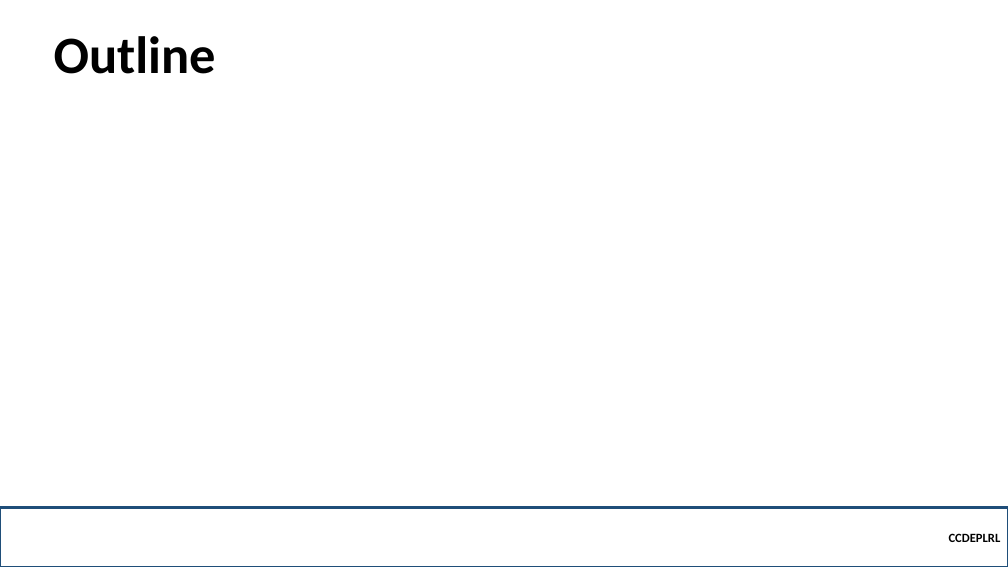
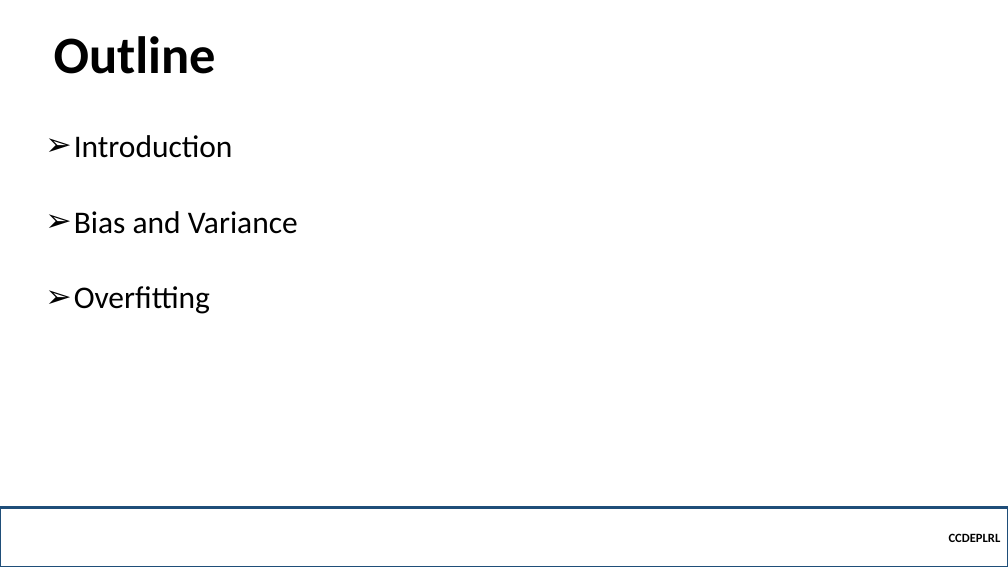
Before and after one commit to robitussin/CCDEPLRL, a slide deck: slide 2 of Week 3 - Neural Networks in Practice/Overfitting.pptx. Drawn at 1008x567 pixels with LibreOffice and Linux fonts; fonts in the diff are those of the drawing; background and template pictures are left out. Boxes give left, top, right and bottom in pixels: in the first picture for what was removed or moved away, otherwise in the second. Text is boxed around its words. In the diff, an @@ line names an element or a change of style, - is before the commit and + after.

Commit message:
added mini batch and overfitting

```diff
--- a/Week 3 - Neural Networks in Practice/Overfitting.pptx
+++ b/Week 3 - Neural Networks in Practice/Overfitting.pptx
@@ text added at (x1=74, y1=135, x2=298, y2=314), 30 pt, text #000000 @@
+➢ Introduction
+➢ Bias and Variance
+➢ Overfitting
```
Also in this commit, not shown: 1 other slide changed, 9 slides added, 2 other files.
